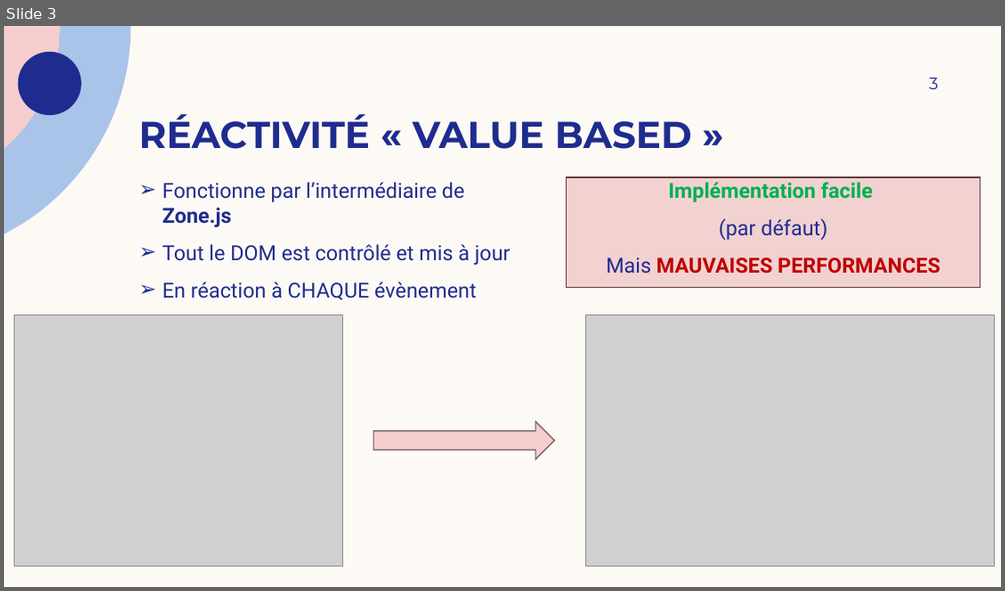
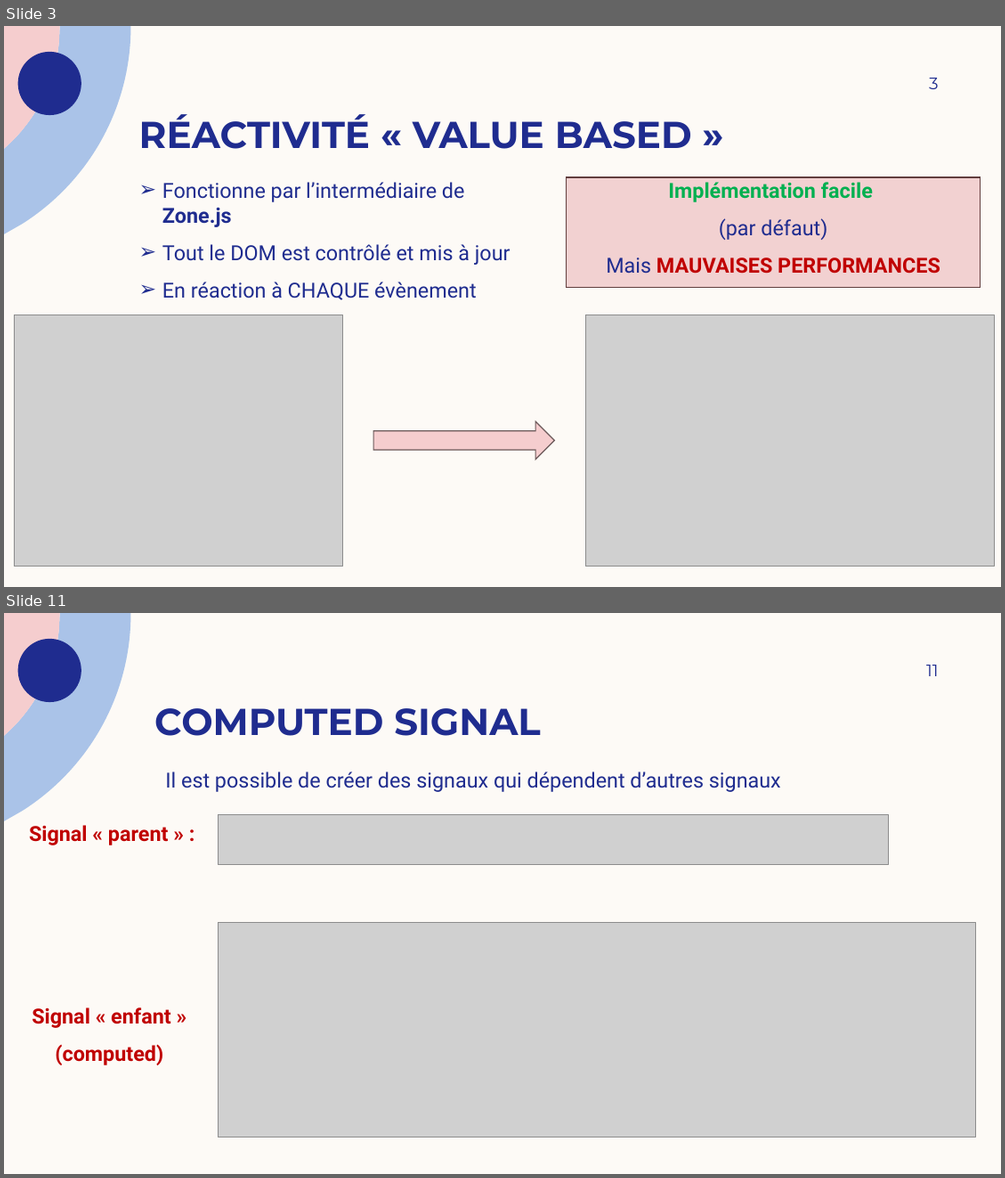
Before and after one commit to JeromeD1/angular-signaux, a slide deck: Angular signals - présentation.pptx. Shown one above the other, each under a label of ours: slide 3 before the commit, slides 3 and 11 after it; the slides between them are not shown. The pictures are 1005x591 and 1005x1178 pixels, drawn with LibreOffice and Linux fonts; fonts in the diff are those of the drawing; grey boxes stand for pictures. Boxes give left, top, right and bottom in pixels: in the first picture for what was removed or moved away, otherwise in the second. Text is boxed around its words. In the diff, an @@ line names an element or a change of style, - is before the commit and + after.

```diff
--- a/Angular signals - présentation.pptx
+++ b/Angular signals - présentation.pptx
@@ slide 11 added at (4, 613, 1001, 1174), background #FDFAF6; not listed: 3 template elements that a slide beside it also shows @@
@@ page number added at (926, 665, 938, 676), 16 pt, text #1F2C8F @@
+11
@@ title added at (154, 708, 540, 736), 36 pt, text #1F2C8F, bold @@
+COMPUTED SIGNAL
@@ text added at (165, 771, 781, 792), 20 pt, text #1F2C8F @@
+Il est possible de créer des signaux qui dépendent d’autres signaux
@@ text added at (29, 825, 169, 845), 20 pt, text #C00000, bold @@
+Signal « parent » :
@@ picture added at (218, 814, 889, 864) @@
@@ picture added at (218, 923, 976, 1136) @@
@@ text added at (32, 1007, 171, 1065), 20 pt, text #C00000, bold @@
+Signal « enfant »
+(computed)
```
Also in this commit, not shown: 1 slide changed, 11 other slides added, 1 slide removed, 2 other files.
